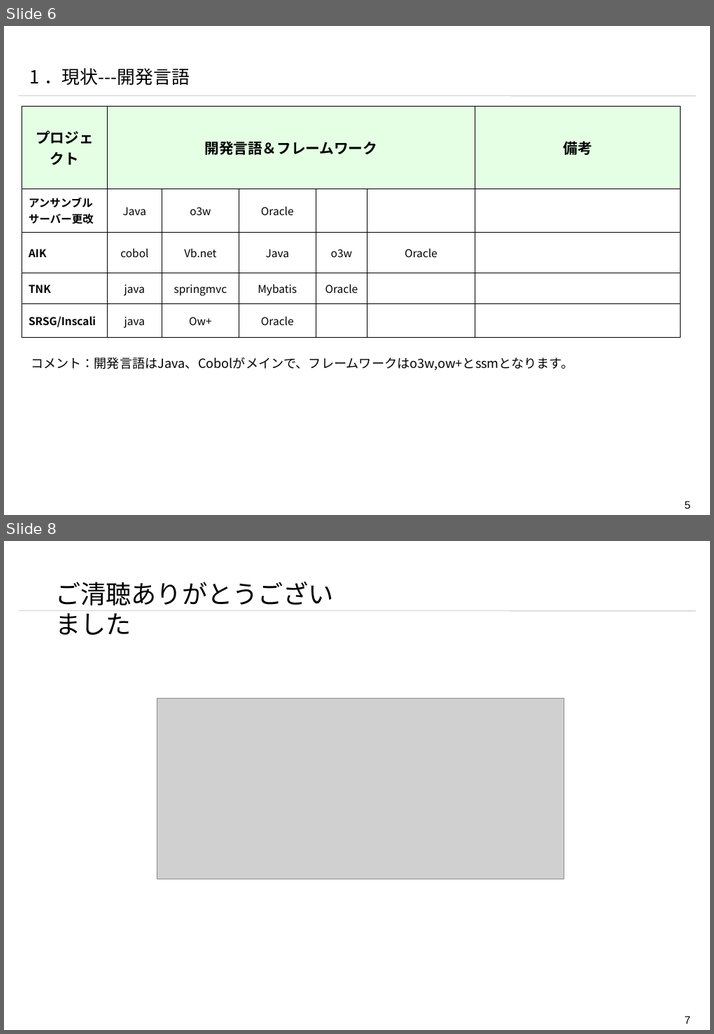
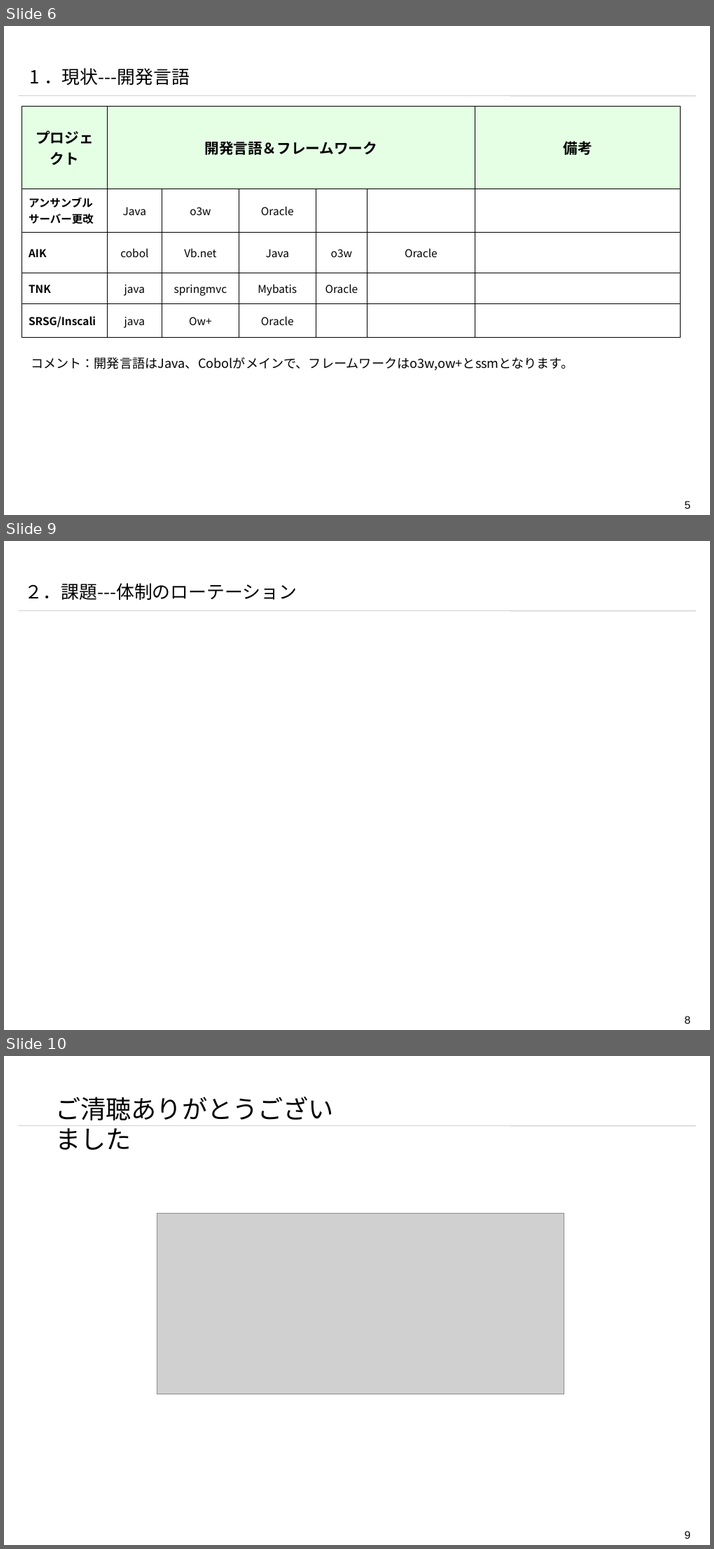
Before and after one commit to yjm821/blog, a slide deck: 【海隆信技開発一部】損保グループ課題の考え.pptx. Shown one above the other, each under a label of ours: slides 6 and 8 before the commit, slides 6, 9 and 10 after it; the slides between them are not shown. The pictures are 714x1034 and 714x1549 pixels, drawn with LibreOffice and Linux fonts; fonts in the diff are those of the drawing; grey boxes stand for pictures; background and template pictures are left out. Boxes give left, top, right and bottom in pixels: in the first picture for what was removed or moved away, otherwise in the second. Text is boxed around its words. In the diff, an @@ line names an element or a change of style, - is before the commit and + after.

```diff
--- a/【海隆信技開発一部】損保グループ課題の考え.pptx
+++ b/【海隆信技開発一部】損保グループ課題の考え.pptx
@@ slide 9 added at [4,541,710,1030], background #FFFFFF; not listed: 2 template elements that a slide beside it also shows @@
@@ text added at [25,583,297,600], 20 pt, text #000000 @@
+２．課題---体制のローテーション
@@ what was slide 8 is now slide 10 @@
@@ page number at [684,1531,691,1538]: text changed @@
-7
+9
```
Also in this commit, not shown: 3 slides changed, 1 other slide added.
